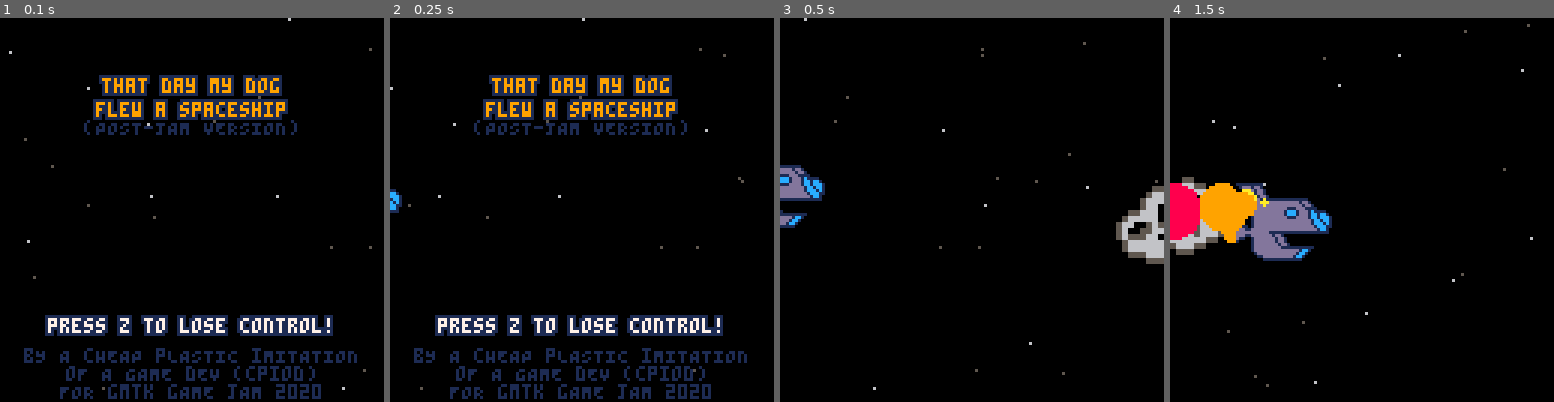
Above: before the commit, frames 1-4 (left to right).
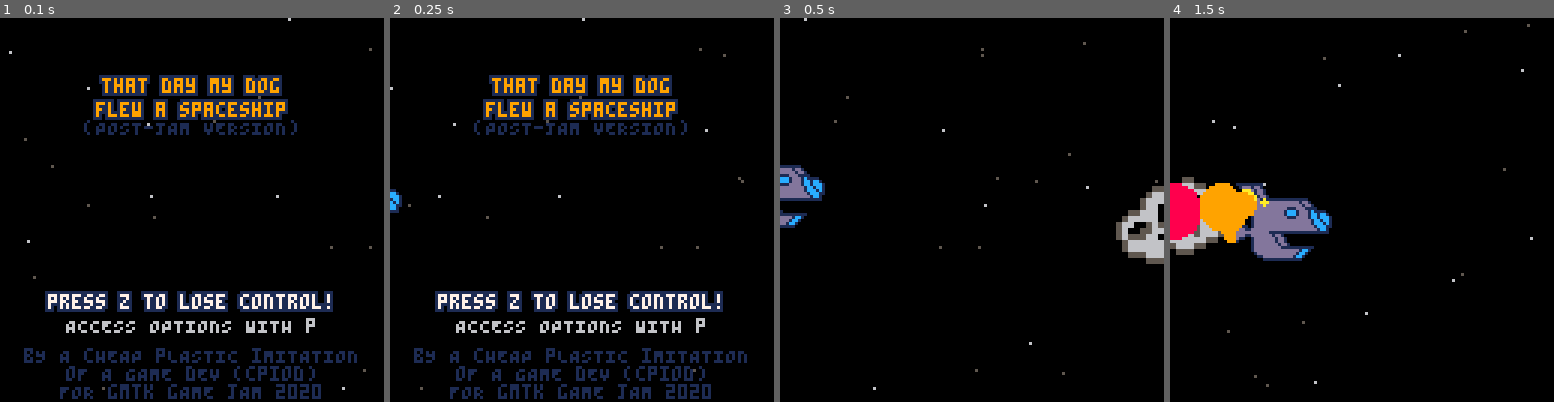
Above: after the commit, the same moments.

Repository: cpiod/that-day-my-dog-flew-a-spaceship
Game: PICO-8 cartridge gmtk.p8
Two runs of this game, one before a commit and one after it. Both use one fixed random seed, a clock stepped at 60 frames per second and the inputs below.
Inputs:
- Up to frame 1 (0.1 s): no input
- Up to frame 2 (0.25 s): no input
- Up to frame 3 (0.5 s): tap O (Z key) at 0.33 s
- Up to frame 4 (1.5 s): tap O (Z key) at 0.7, 1.43 s; tap X (X key) at 1.07 s

The runs differ from the first frame. In frame 1, 7.0% of the frame differs, in the area x 11-87%, y 71-83%; in frame 2, 7.0%; in frame 3, nothing differs; in frame 4, nothing differs.

Commit message:
Save colorblind and tutorial status into cart

Diff:
--- a/gmtk.p8
+++ b/gmtk.p8
@@ -6,23 +6,43 @@
 -- submission to gmtk 2020
 
 -- const
+cartdata("cpiod_dogsocks_1")
 t={1,1,2,2}
 card={2,3}
 flist={{1,0,0,0},{1,0,0,0},{1,1,0,0},{1,1,0,0},{1,1,0,1},{1,1,0,1},{1,1,1,1}}
-col_sock={{3,11,8},{2,8,12},{1,12,11}}
-tuto=true
+tuto=dget(1)!=1
 hard=false
-colorblind=false
+colorblind=dget(0)==1
+
+-- data
+-- 0: 1 iff colorblind
+-- 1: 1 iff no tuto
 
 function disable_tuto()
+ dset(1,1)
  tuto=false
  cinem=0
 end
 
+function init_colorblind()
+ if colorblind then
+  col_sock={{7,7,0},{5,5,0},{0,0,7}}
+  msgf={{"big","small"},{"white","gray","black"}}
+ else
+  col_sock={{3,11,8},{2,8,12},{1,12,11}}
+  msgf={{"big","small"},{"green","red","blue"}}
+ end
+end
+
 function colorblind_mode()
- colorblind=true
- col_sock={{7,7,0},{5,5,0},{0,0,7}}
- msgf={{"big","small"},{"white","gray","black"}}
+ if colorblind then
+  colorblind=false
+  dset(0,0)
+ else
+  colorblind=true
+  dset(0,1)
+ end
+ init_colorblind()
 end
 
 function hard_mode()
@@ -33,6 +53,7 @@
 menuitem(1,"disable tutorial",disable_tuto)
 menuitem(2,"colorblind mode",colorblind_mode)
 menuitem(3,"hard mode",hard_mode)
+init_colorblind()
 
 function new_level()
 	lvl+=1
@@ -689,7 +710,9 @@
    prt("flew a spaceship",nil,28,9,1)
    local s="(POST-JAM VERSION)"
    ?s,64-2*#s,34,1
-   if(time()%1<.8) prt("press z to lose control!",nil,100,7,1)
+   if(time()%1<.8) prt("press z to lose control!",nil,92,7,1)
+   local s="ACCESS OPTIONS WITH p"
+   ?s,64-2*#s,100,6
    local s="bY A cHEAP pLASTIC iMITATION"
    ?s,64-2*#s,110,1
    local s="oF A GAME dEV (cpiod)"
@@ -1227,7 +1250,6 @@
  if(lvl==dots_seen) prt("dots",x_center-6,y_center+6,7,0)
 end
 
-msgf={{"big","small"},{"green","red","blue"}}
 msgo={{"left","right"},{"room a","room b","room c","room d"}}
 
 __gfx__
